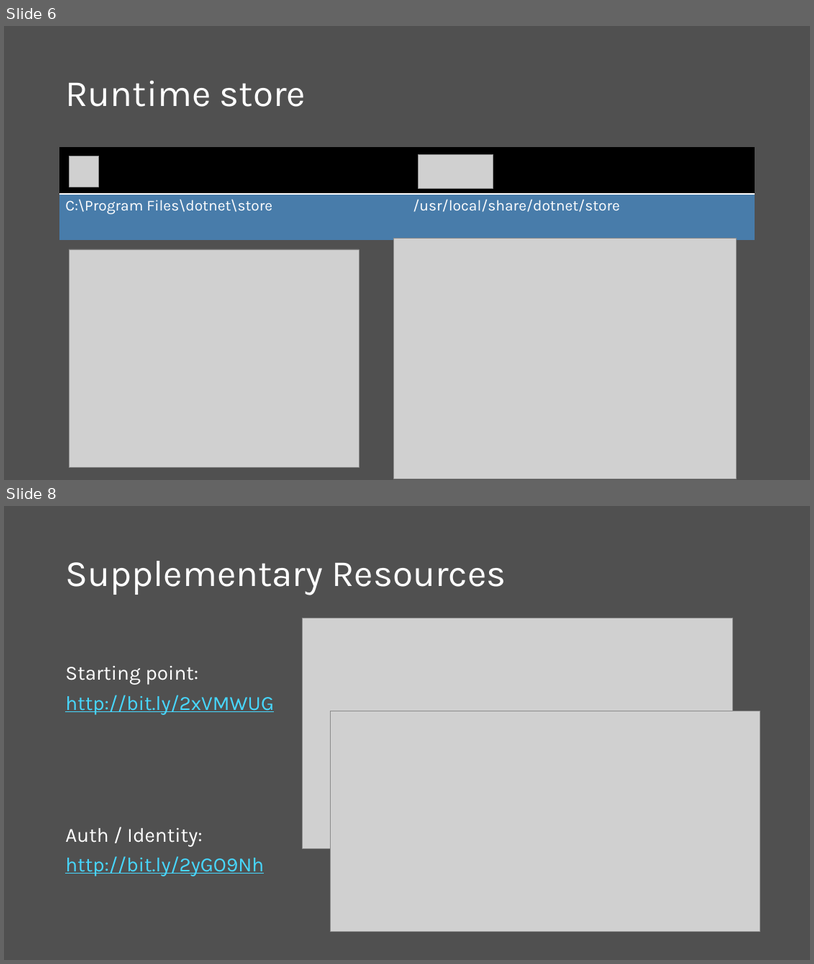
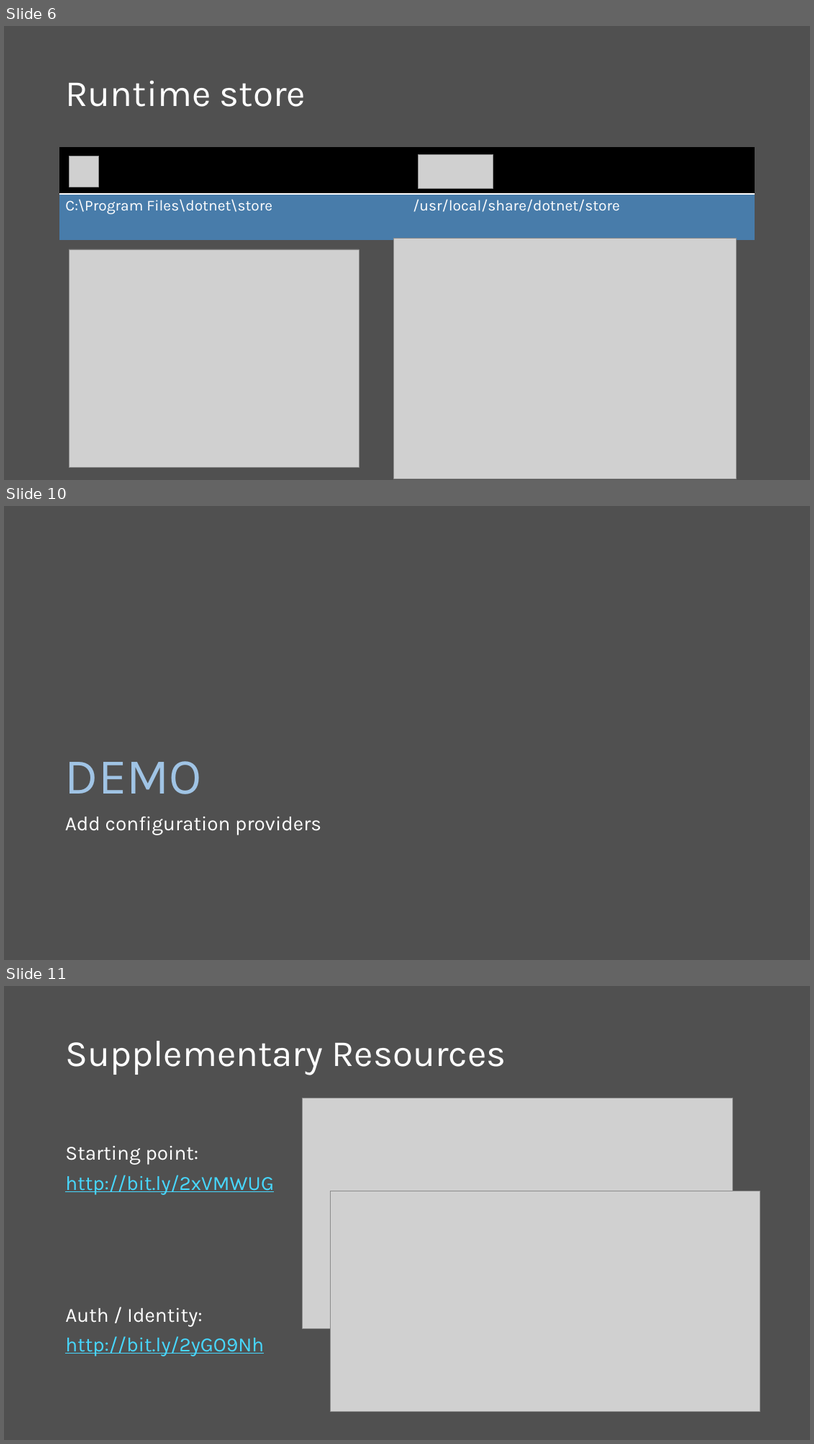
Before and after one commit to scottaddie/slide-decks, a slide deck: Whats New in ASP.NET Core 2.0.pptx. Shown one above the other, each under a label of ours: slides 6 and 8 before the commit, slides 6, 10 and 11 after it; the slides between them are not shown. The pictures are 814x964 and 814x1444 pixels, drawn with LibreOffice and Linux fonts; fonts in the diff are those of the drawing; grey boxes stand for pictures. Boxes give left, top, right and bottom in pixels: in the first picture for what was removed or moved away, otherwise in the second. Text is boxed around its words. In the diff, an @@ line names an element or a change of style, - is before the commit and + after.

```diff
--- a/Whats New in ASP.NET Core 2.0.pptx
+++ b/Whats New in ASP.NET Core 2.0.pptx
@@ slide 10 added at [4,506,810,960], background #505050 @@
@@ title added at [65,761,202,794], 60 pt, text #A0C4E5 @@
+DEMO
@@ text added at [65,816,322,834], 24 pt, text #FFFFFF @@
+Add configuration providers
@@ what was slide 8 is now slide 11 @@
```
Also in this commit, not shown: 2 slides changed, 2 other slides added.
